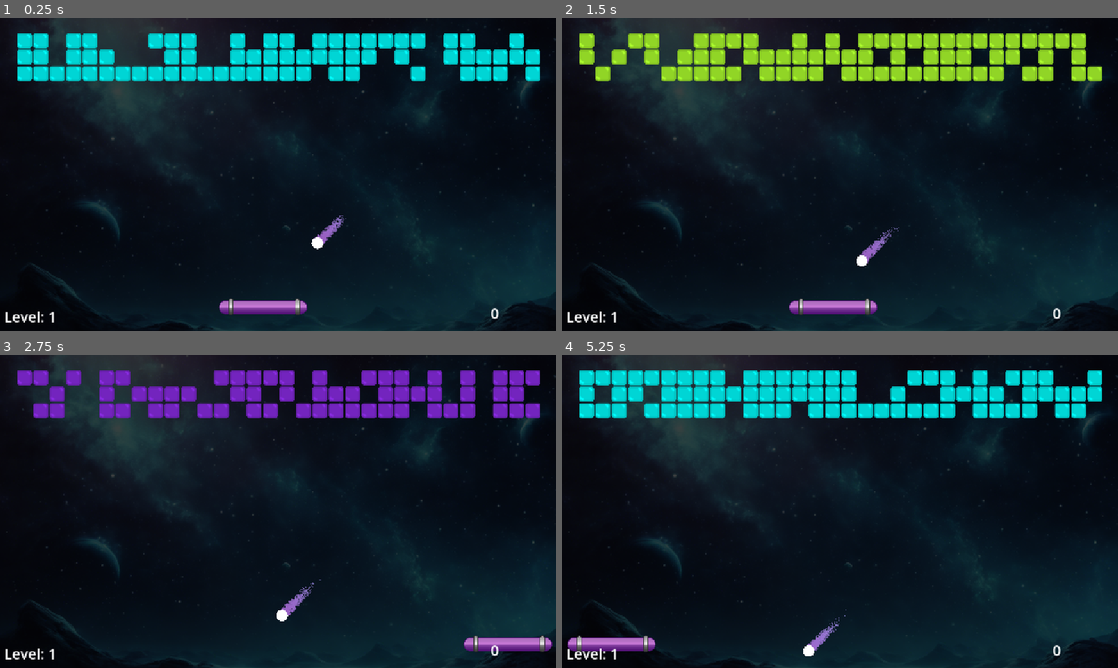
Above: before the commit, frames 1-4 (two rows, left to right).
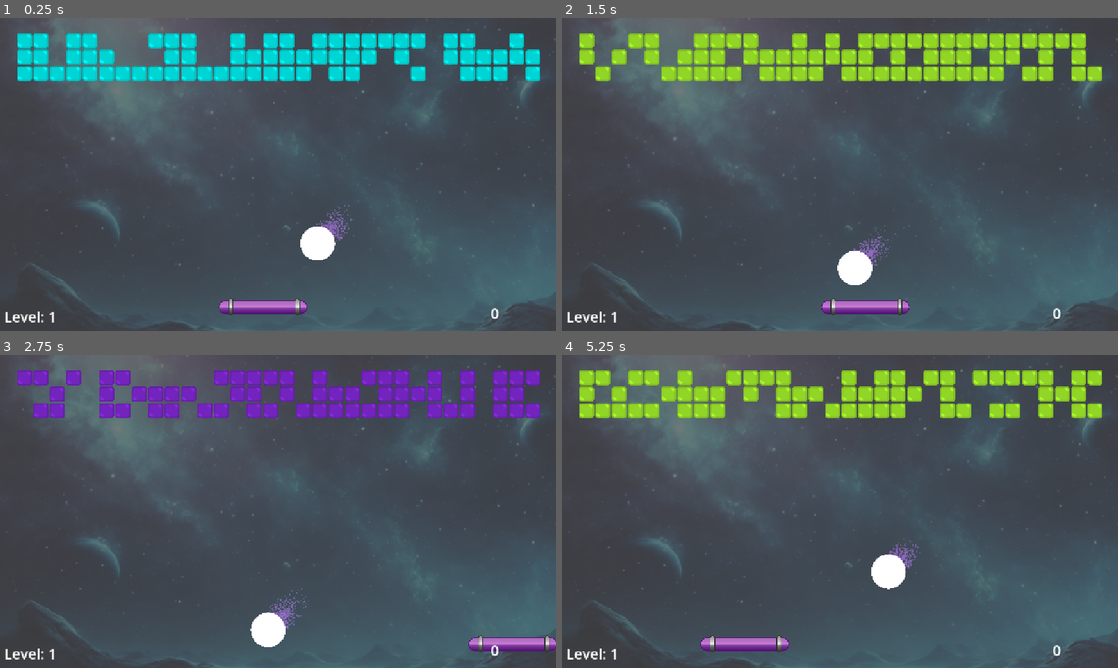
Above: after the commit, the same moments.

Repository: marcibaumel/HEJ_Brick
Game: Godot game, scene res://scenes/level.tscn
Same seed, same stepped clock (60 frames per second), same inputs: the game is played once before the commit and once after it.
Inputs:
- Up to frame 1 (0.25 s): no input
- Up to frame 2 (1.5 s): hold Right (ui_right) 0.53-1.28 s; hold Left (ui_left) from 1.28 s (still down)
- Up to frame 3 (2.75 s): release Left (ui_left) at 2.03 s; hold Right (ui_right) from 2.03 s (still down)
- Up to frame 4 (5.25 s): release Right (ui_right) at 3.53 s; hold Left (ui_left) from 3.53 s (still down)

The runs differ from the first frame. In frame 1, 90% of the frame differs, in the area x 0-100%, y 0-100%; in frame 2, 91%; in frame 3, 92%; in frame 4, 100%.

Commit message:
optimaze platform

Diff:
--- a/brickyMartin/project.godot
+++ b/brickyMartin/project.godot
@@ -27,6 +27,21 @@
 
 Brick=""
 
-[rendering]
+[input]
 
-environment/defaults/default_clear_color=Color(0, 0, 0, 1)
+ui_left={
+"deadzone": 0.5,
+"events": [Object(InputEventKey,"resource_local_to_scene":false,"resource_name":"","device":0,"window_id":0,"alt_pressed":false,"shift_pressed":false,"ctrl_pressed":false,"meta_pressed":false,"pressed":false,"keycode":4194319,"physical_keycode":0,"key_label":0,"unicode":0,"location":0,"echo":false,"script":null)
+, Object(InputEventJoypadButton,"resource_local_to_scene":false,"resource_name":"","device":0,"button_index":13,"pressure":0.0,"pressed":false,"script":null)
+, Object(InputEventJoypadMotion,"resource_local_to_scene":false,"resource_name":"","device":0,"axis":0,"axis_value":-1.0,"script":null)
+, Object(InputEventKey,"resource_local_to_scene":false,"resource_name":"","device":-1,"window_id":0,"alt_pressed":false,"shift_pressed":false,"ctrl_pressed":false,"meta_pressed":false,"pressed":false,"keycode":0,"physical_keycode":65,"key_label":0,"unicode":97,"location":0,"echo":false,"script":null)
+]
+}
+ui_right={
+"deadzone": 0.5,
+"events": [Object(InputEventKey,"resource_local_to_scene":false,"resource_name":"","device":0,"window_id":0,"alt_pressed":false,"shift_pressed":false,"ctrl_pressed":false,"meta_pressed":false,"pressed":false,"keycode":4194321,"physical_keycode":0,"key_label":0,"unicode":0,"location":0,"echo":false,"script":null)
+, Object(InputEventJoypadButton,"resource_local_to_scene":false,"resource_name":"","device":0,"button_index":14,"pressure":0.0,"pressed":false,"script":null)
+, Object(InputEventJoypadMotion,"resource_local_to_scene":false,"resource_name":"","device":0,"axis":0,"axis_value":1.0,"script":null)
+, Object(InputEventKey,"resource_local_to_scene":false,"resource_name":"","device":-1,"window_id":0,"alt_pressed":false,"shift_pressed":false,"ctrl_pressed":false,"meta_pressed":false,"pressed":false,"keycode":0,"physical_keycode":68,"key_label":0,"unicode":100,"location":0,"echo":false,"script":null)
+]
+}
--- a/brickyMartin/scenes/ball.tscn
+++ b/brickyMartin/scenes/ball.tscn
@@ -4,7 +4,6 @@
 [ext_resource type="Script" uid="uid://cd86c74gjkhks" path="res://scripts/ball.gd" id="1_cxlvu"]
 
 [sub_resource type="CircleShape2D" id="CircleShape2D_cxlvu"]
-radius = 12.0
 
 [sub_resource type="Curve" id="Curve_cxlvu"]
 _data = [Vector2(0.00546448, 1), 0.0, 0.0, 0, 0, Vector2(0.857923, 0.0565636), 0.0, 0.0, 0, 0]
@@ -14,6 +13,9 @@
 colors = PackedColorArray(0.777164, 0.387611, 0.866635, 1, 0.714473, 0.655486, 1, 1)
 
 [node name="ball" type="CharacterBody2D"]
+scale = Vector2(3, 3)
+slide_on_ceiling = false
+platform_on_leave = 2
 script = ExtResource("1_cxlvu")
 
 [node name="Sprite2D" type="Sprite2D" parent="."]
--- a/brickyMartin/scenes/brick.tscn
+++ b/brickyMartin/scenes/brick.tscn
@@ -18,6 +18,7 @@
 texture = ExtResource("1_5l4w1")
 
 [node name="CollisionShape2D" type="CollisionShape2D" parent="."]
+visible = false
 position = Vector2(0, 0.5)
 shape = SubResource("RectangleShape2D_0w5h4")
 
--- a/brickyMartin/scenes/paddle.tscn
+++ b/brickyMartin/scenes/paddle.tscn
@@ -18,11 +18,14 @@
 "
 
 [sub_resource type="CapsuleShape2D" id="CapsuleShape2D_y7wee"]
-radius = 13.9958
-height = 178.023
+height = 161.007
 
 [node name="Paddle" type="CharacterBody2D"]
 motion_mode = 1
+slide_on_ceiling = false
+wall_min_slide_angle = 0.0
+floor_snap_length = 0.0
+platform_on_leave = 2
 script = ExtResource("1_y7wee")
 
 [node name="Sprite2D" type="Sprite2D" parent="."]
@@ -31,5 +34,7 @@
 script = SubResource("GDScript_pacq5")
 
 [node name="CollisionShape2D" type="CollisionShape2D" parent="."]
+position = Vector2(-1.49586, 0.0061536)
 rotation = -1.57491
 shape = SubResource("CapsuleShape2D_y7wee")
+one_way_collision_margin = 0.0
--- a/brickyMartin/scripts/paddle.gd
+++ b/brickyMartin/scripts/paddle.gd
@@ -1,16 +1,26 @@
 extends CharacterBody2D
 
+const SPEED = 1000.0
+var paddleVelocity := Vector2.ZERO
+var lockedYAxis: float
 
-const SPEED = 1000.0
+func _ready() -> void:
+	lockedYAxis = global_position.y
 
 func _physics_process(delta: float) -> void:
+	var prev_pos = global_position
 
-	# Get the input direction and handle the movement/deceleration.
-	# As good practice, you should replace UI actions with custom gameplay actions.
 	var direction := Input.get_axis("ui_left", "ui_right")
-	if direction:
+	if direction != 0.0:
 		velocity.x = direction * SPEED
 	else:
-		velocity.x = move_toward(velocity.x, 0, SPEED)
+		velocity.x = move_toward(velocity.x, 0.0, SPEED)
 
+	velocity.y = 0.0  # important: don't accumulate y velocity
 	move_and_slide()
+
+	# hard lock y position
+	global_position.y = lockedYAxis
+
+	paddleVelocity = (global_position - prev_pos) / delta
+	paddleVelocity.y = 0
Not shown, added: .github/.gitkeep
